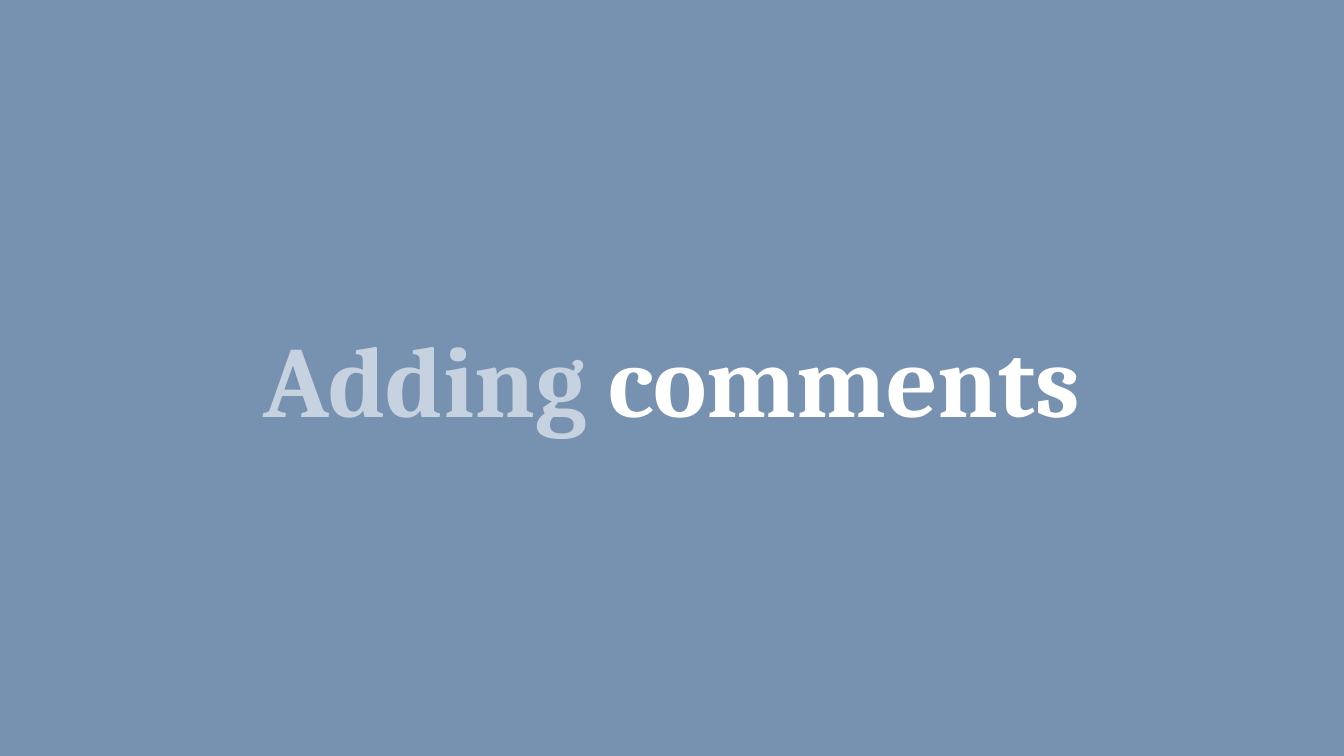
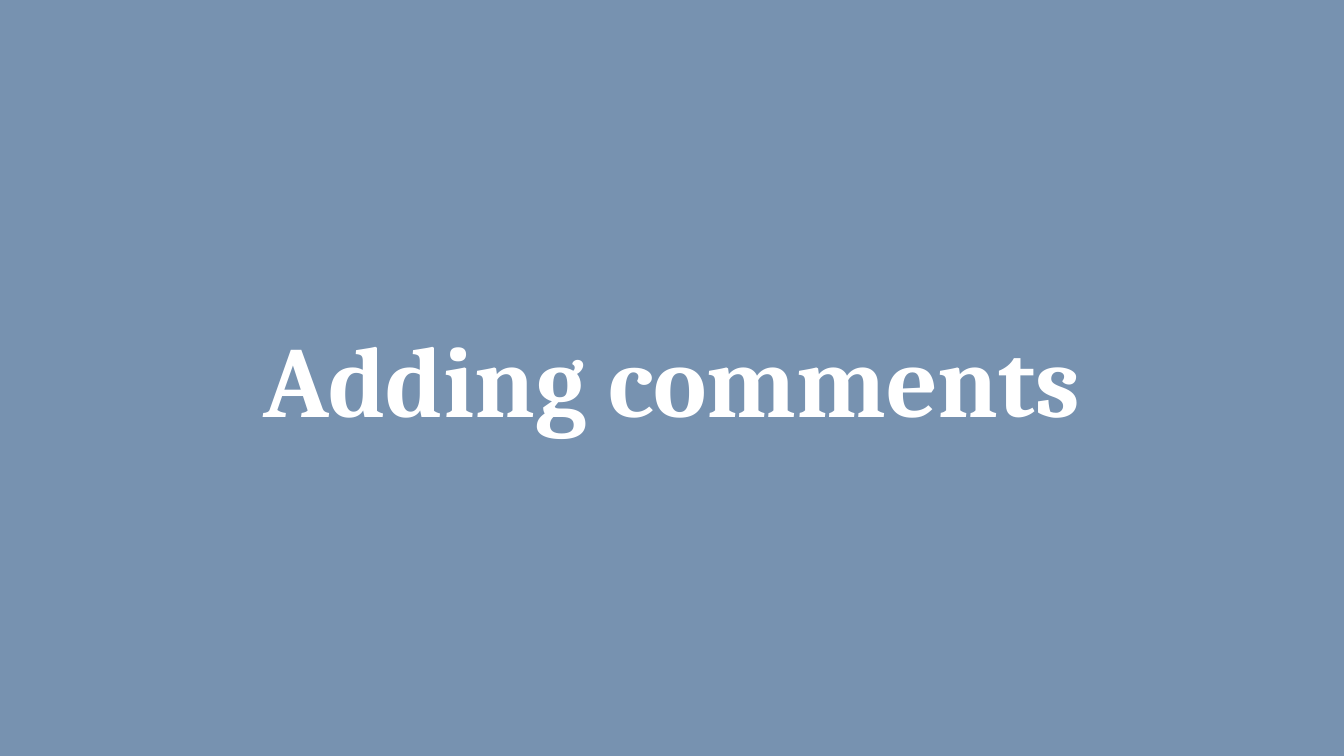
Before and after one commit to asthma-map/asthma-map.github.io, a slide deck: slide 5 of images/asthma-map-logo-videos.pptx (slide 2 before the commit). Drawn at 1344x756 pixels with LibreOffice and Linux fonts; fonts in the diff are those of the drawing; background and template pictures are left out. Boxes give left, top, right and bottom in pixels: in the first picture for what was removed or moved away, otherwise in the second. Text is boxed around its words. In the diff, an @@ line names an element or a change of style, - is before the commit and + after.

```diff
--- a/images/asthma-map-logo-videos.pptx
+++ b/images/asthma-map-logo-videos.pptx
@@ text "Adding comments" at box(264, 347, 1080, 439): text colour #C7D2E0 to #FFFFFF in "Adding" @@
```
Also in this commit, not shown: 2 other slides changed, 10 slides added.
